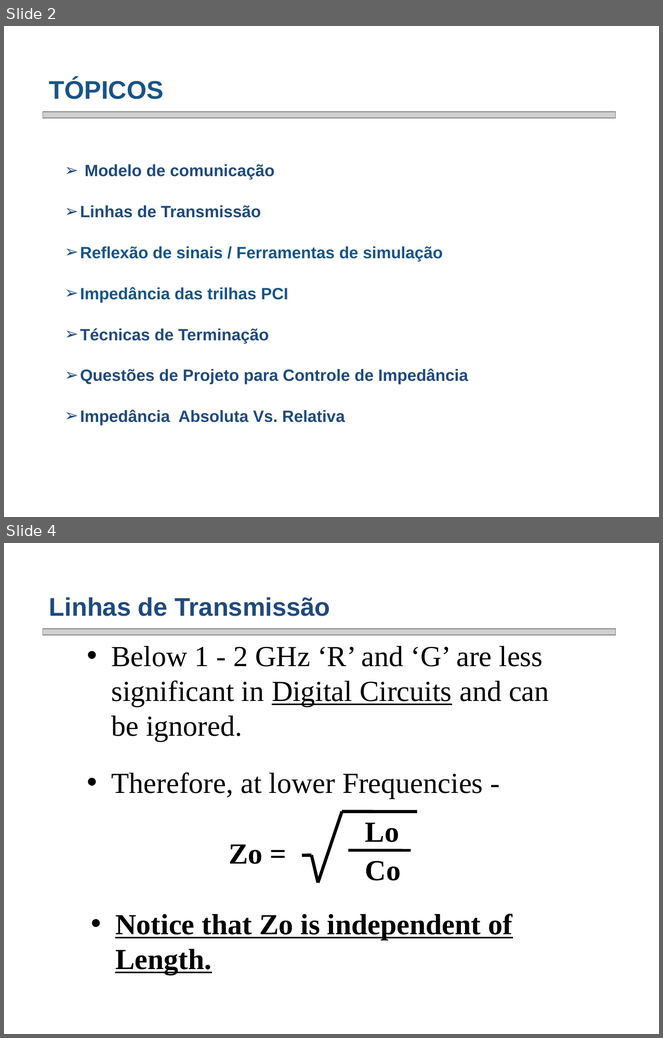
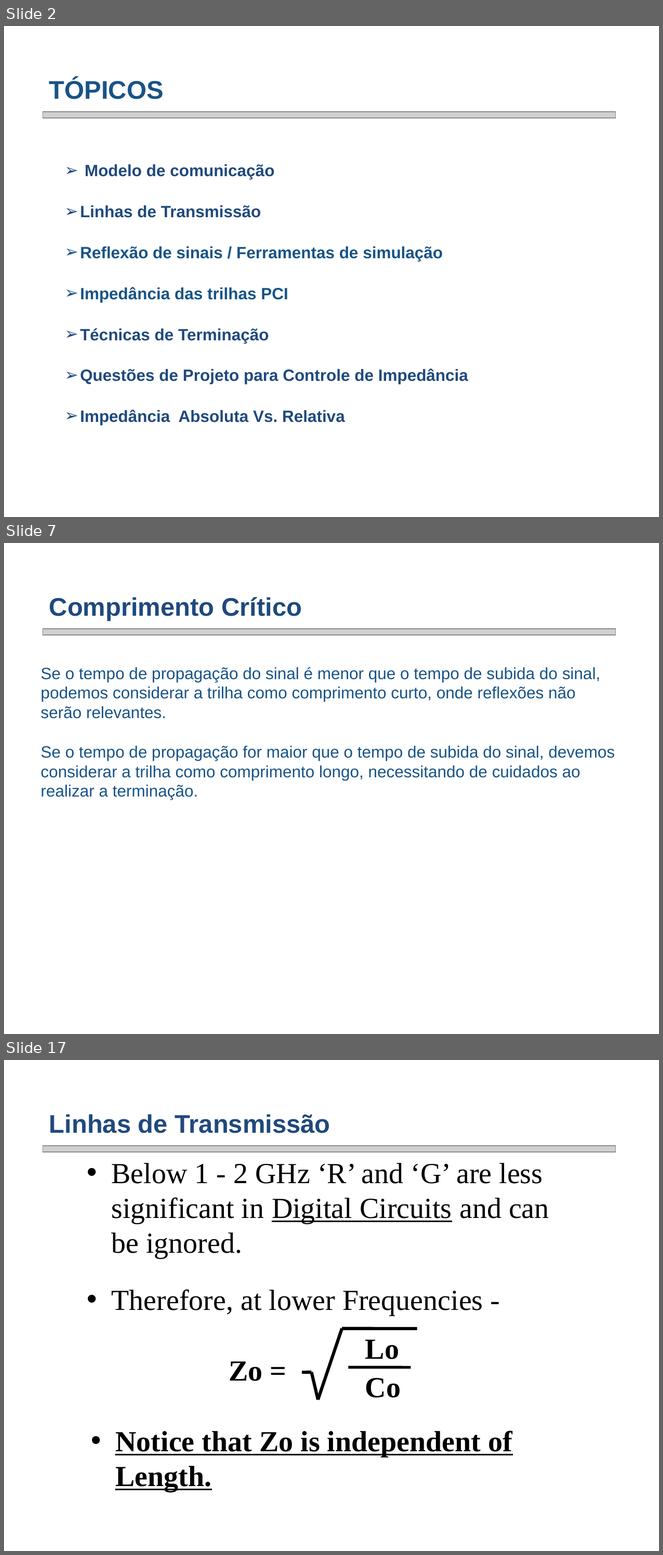
Before and after one commit to smarley2/PSE, a slide deck: Apresentação PSE/Transmission Lines PCB signal Integrity-draft.pptx. Shown one above the other, each under a label of ours: slides 2 and 4 before the commit, slides 2, 7 and 17 after it; the slides between them are not shown. The pictures are 663x1038 and 663x1555 pixels, drawn with LibreOffice and Linux fonts; fonts in the diff are those of the drawing; grey boxes stand for pictures; background and template pictures are left out. Boxes give left, top, right and bottom in pixels: in the first picture for what was removed or moved away, otherwise in the second. Text is boxed around its words. In the diff, an @@ line names an element or a change of style, - is before the commit and + after.

```diff
--- a/Apresentação PSE/Transmission Lines PCB signal Integrity-draft.pptx
+++ b/Apresentação PSE/Transmission Lines PCB signal Integrity-draft.pptx
@@ slide 7 added at (4,543,659,1034), background picture (left out) @@
@@ text added at (49,597,302,621), 28 pt, text #1F497D, bold @@
+Comprimento Crítico
@@ picture added at (42,629,616,636) @@
@@ text added at (41,667,615,800), 18 pt, text #175386 @@
+  Se o tempo de propagação do sinal é menor que o tempo de subida do sinal, podemos considerar a trilha como comprimento curto, onde reflexões não serão relevantes.
+  Se o tempo de propagação for maior que o tempo de subida do sinal, devemos considerar a trilha como comprimento longo, necessitando de cuidados ao realizar a terminação.
@@ what was slide 4 is now slide 17 @@
```
Also in this commit, not shown: 13 other slides added, 1 slide removed, 1 other file.
